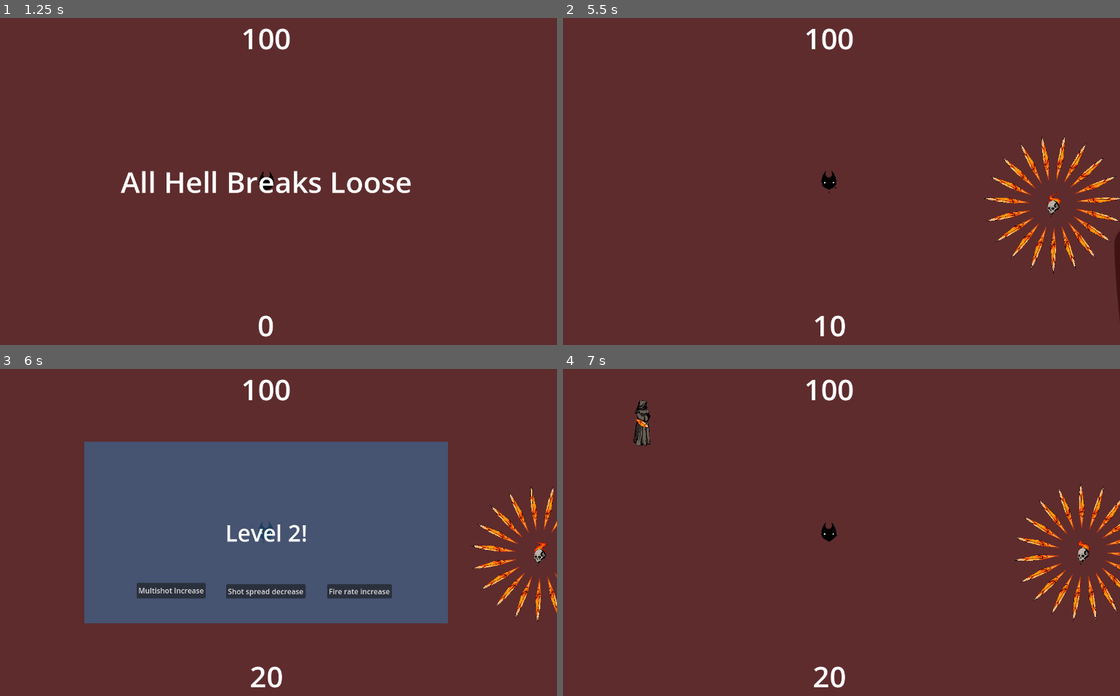
Above: before the commit, frames 1-4 (two rows, left to right).
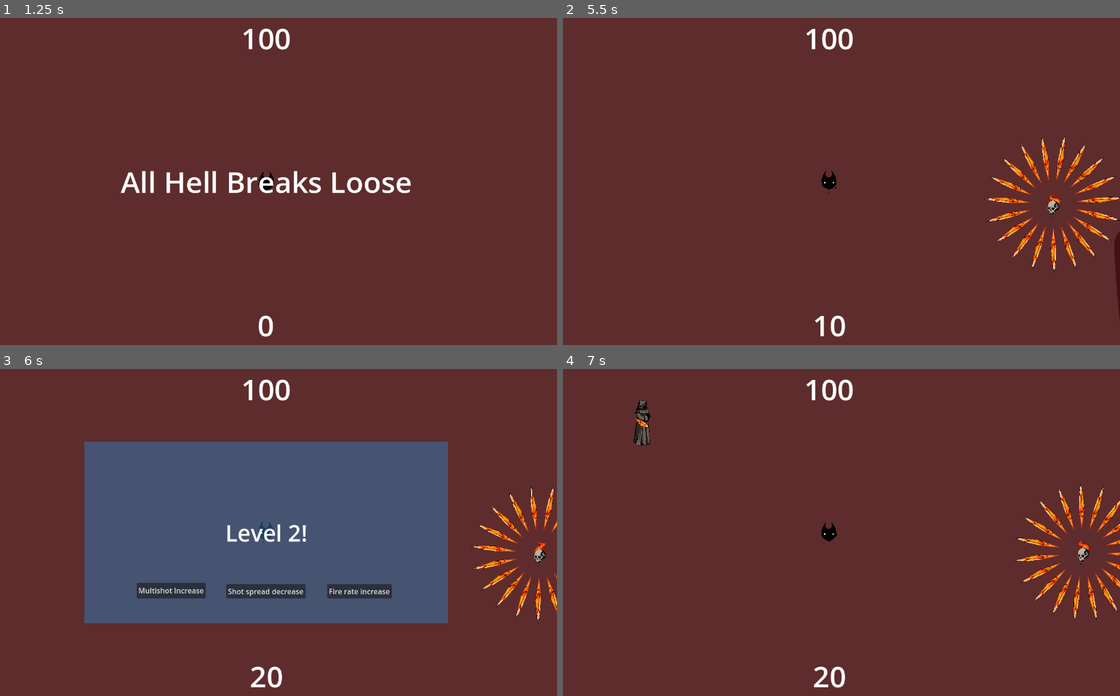
Above: after the commit, the same moments.

Repository: Evanev7/stellub
Game: Godot game, scene res://scenes/main.tscn
The game is run twice, just before and just after one commit, with the same random seed, the same clock (stepped at 60 frames per second) and the same inputs.
Inputs (mouse positions are in pixels of both pictures, inside the frame that each line leads up to):
- Up to frame 1 (1.25 s): click "Play" at 0.5 s
- Up to frame 2 (5.5 s): tap Enter at 1.25 s; move the mouse to (958, 165) at 1.27 s; hold D (move_right) 1.28-2.03 s; click (958, 165) at 1.35 s; move the mouse to (713, 197) at 2.02 s; hold S (move_down) 2.03-2.78 s; tap Shift (walk) at 2.1, 5.1 s; move the mouse to (886, 109) at 2.77 s; hold D (move_right) 2.78-3.5 s; hold R 2.78-3.5 s; click "Shot spread decrease" at 3.5 s; tap Space at 4.25 s; move the mouse to (802, 246) at 4.27 s; hold W (move_up) 4.28-5.03 s; click (802, 246) at 4.35 s; move the mouse to (1003, 230) at 5.02 s; hold A (move_left) from 5.03 s (still down)
- Up to frame 3 (6 s): keep holding A (move_left); move the mouse to (89, 483) at 5.77 s; tap R at 5.85 s
- Up to frame 4 (7 s): release A (move_left) at 6.5 s; click "Fire rate increase" at 6.5 s

Frame 1 is identical in both runs. In frame 2, 0.7% of the frame differs, in the area x 75-100%, y 36-79%; in frame 3, 0.4%; in frame 4, 0.6%.

Commit message:
replaced origin with a weakref to origin

Diff:
--- a/scripts/bullet.gd
+++ b/scripts/bullet.gd
@@ -5,18 +5,21 @@
 @onready var _traveled_distance: float = data.start_range
 
 var direction: Vector2 = Vector2(0,0)
-var origin
+var origin_ref: WeakRef
 var relative_position
+
+var damage
 
 
 # Called when the node enters the scene tree for the first time.
 func _ready():
 	add_to_group("bullet")
-	if origin == GameState.player:
+	if origin_ref.get_ref() == GameState.player:
 		set_collision_mask(4)
 	else:
 		set_collision_mask(2)
 	$AnimatedSprite2D.play()
+	damage = data.damage
 	sprite.sprite_frames = data.animation
 	$SelfDestruct.wait_time = data.lifetime
 	$SelfDestruct.start()
@@ -24,23 +27,25 @@
 
 # Called every frame. 'delta' is the elapsed time since the previous frame.
 func _physics_process(delta):
+	var _direction = direction * data.shot_speed
+	var origin = origin_ref.get_ref()
+	if origin:
+		if data.angular_velocity != 0:
+			_direction += (position - origin.position).rotated(PI/2)*data.angular_velocity
+		if data.shot_speed == 0:
+			_direction += origin.velocity
+		if _traveled_distance < 200:
+			rotation = (position - origin.position).angle()
+	position += _direction * delta
+	_traveled_distance += data.shot_speed*delta
+
+
 	if _traveled_distance > data.bullet_range:
 		queue_free()
-
-
-	var _direction = direction * data.shot_speed
-	if data.angular_velocity != 0:
-		_direction += (position - origin.position).rotated(PI/2)*data.angular_velocity
-	if data.shot_speed == 0:
-		_direction += origin.velocity
-	position += _direction * delta
-	if _traveled_distance < 200:
-		rotation = (position - origin.position).angle()
-	_traveled_distance += data.shot_speed*delta
 
 func _on_self_destruct_timeout():
 	queue_free()
 
 func _on_area_entered(area):
-	area.owner.hurt(self.data)
+	area.owner.hurt(self)
 	queue_free()
--- a/scripts/main.gd
+++ b/scripts/main.gd
@@ -44,7 +44,7 @@
 
 		bullet.set("direction", target_direction)
 		bullet.set("data", bullet_type)
-		bullet.set("origin", origin)
+		bullet.set("origin_ref", weakref(origin))
 		bullet.set("position", origin.position + start_range)
 		bullet.set("scale", bullet_type.size)
 
--- a/scripts/player.gd
+++ b/scripts/player.gd
@@ -131,17 +131,6 @@
 		level_up.emit(current_level)
 
 
-func process_hurtbox(area):
-	#if area.is_in_group("bullet"):
-	#	if area.origin != GameState.player:
-	#		hurt(area.data)
-	#		area.queue_free()
-	#	return
-	#if area.owner.is_in_group("enemy"):
-	#		hurt(area.owner)
-	pass
-
-
 func _on_i_frames_timeout():
 	$AnimatedSprite2D.modulate = Color(1,1,1,1)
 	invuln = false
